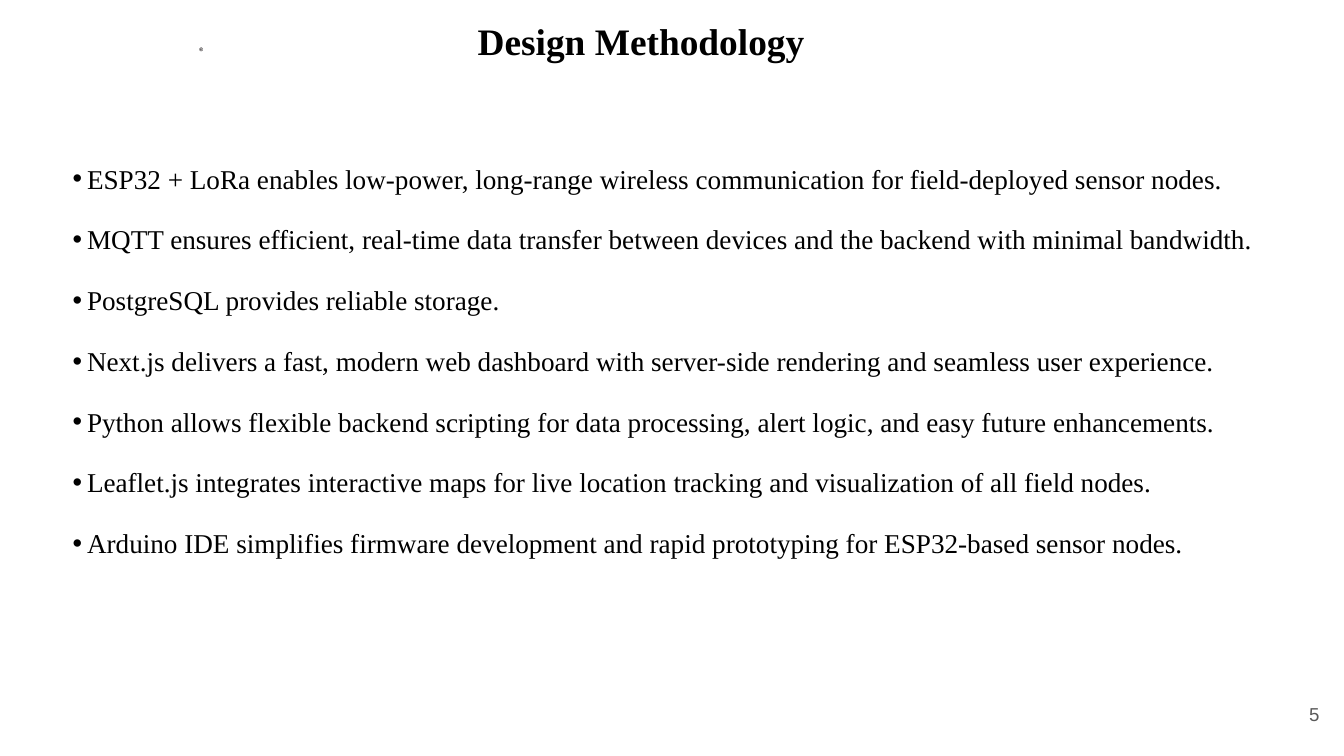
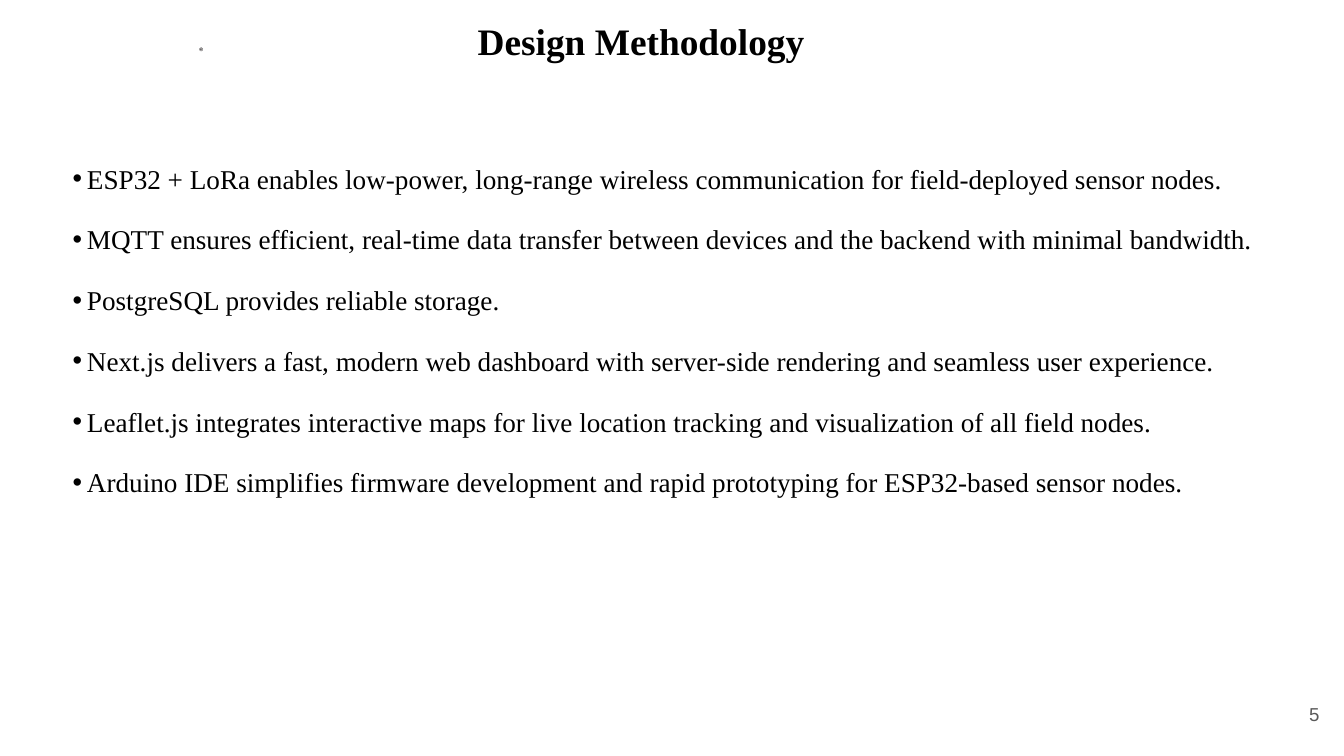
Before and after one commit to rajeshacu/LoRa-based-Location-tracking-and-Fall-detection-System, a slide deck: slide 5 of Phase II Major Project(1).pptx. Drawn at 1344x756 pixels with LibreOffice and Linux fonts; fonts in the diff are those of the drawing; background and template pictures are left out. Boxes give left, top, right and bottom in pixels: in the first picture for what was removed or moved away, otherwise in the second. Text is boxed around its words. In the diff, an @@ line names an element or a change of style, - is before the commit and + after.

```diff
--- a/Phase II Major Project(1).pptx
+++ b/Phase II Major Project(1).pptx
@@ text at (87,413,1214,437): paragraph removed @@
-• Python allows flexible backend scripting for data processing, alert logic, and easy future enhancements.
```
Also in this commit, not shown: 13 other slides changed, 3 other files.
